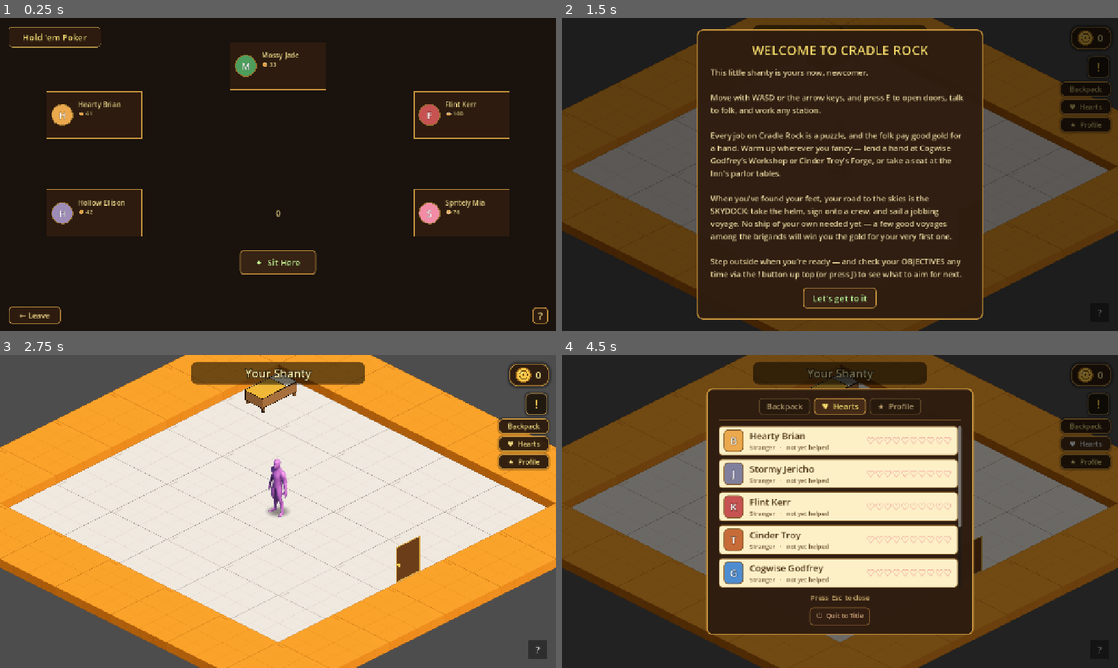
Above: before the commit, frames 1-4 (two rows, left to right).
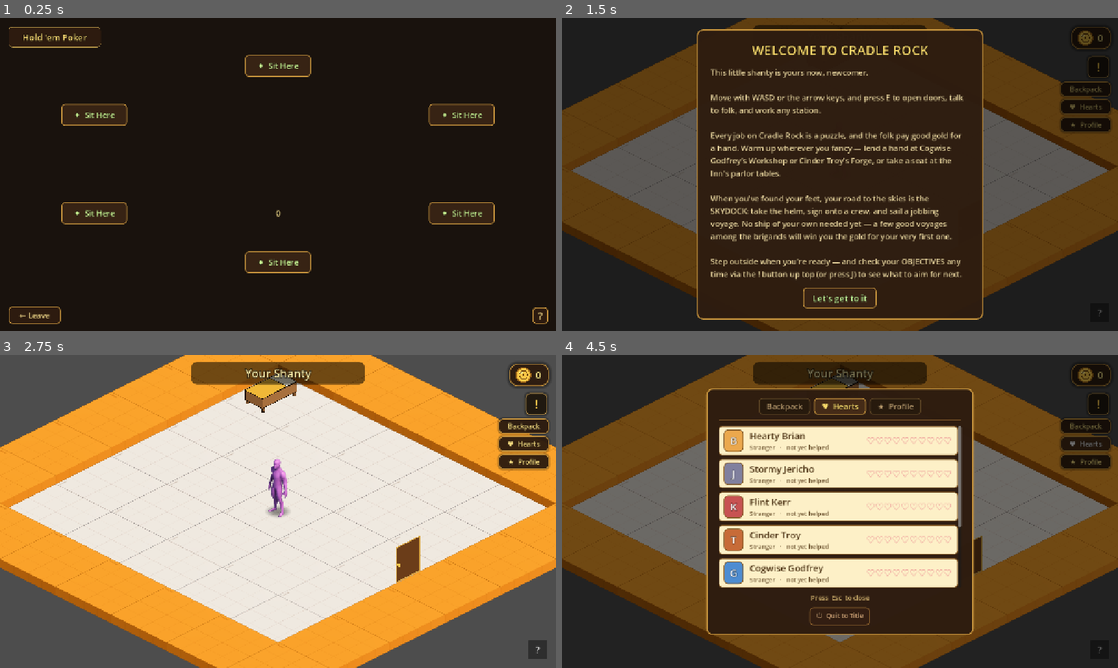
Above: after the commit, the same moments.

Repository: TairoyZone/shivaliva-shanty
Game: Godot game, scene res://puzzles/poker/poker_scene.tscn
Same seed, same stepped clock (60 frames per second), same inputs: the game is played once before the commit and once after it. This scene is started directly instead of the project's main scene.
Inputs:
- Up to frame 1 (0.25 s): no input
- Up to frame 2 (1.5 s): click "✦ Sit Here" at 0.5 s; click "New Game" at 1.25 s
- Up to frame 3 (2.75 s): click "Let's get to it" at 2 s
- Up to frame 4 (4.5 s): click "!" at 2.75 s; click "X" at 3.5 s; click "♥ Hearts" at 4.25 s

The runs differ from the first frame. In frame 1, 3.4% of the frame differs, in the area x 8-92%, y 10-82%; in frame 2, less than 0.1%; in frame 3, less than 0.1%; in frame 4, less than 0.1%.

Commit message:
feat(parlor): poker seat-pick + invite-folk flow (empty table -> sit -> invite -> deal)
Part B of the parlor redesign (Troy's spec). The poker table now starts EMPTY: take an open chair (Sit Here -> buy in -> seated at THAT chair), then the other open chairs flip to '+ Invite' -> pick a guest from the cast (a small picker) -> they sit. A 'Deal' button lights up once you + 1 guest are seated; deal heads-up or invite up to the table size first.

Internals: board players are added as they SIT (human always player 0, sits first); _display_of_player maps each board player to its ring chair, so the deal/turn/toast code keeps using _seats[i] unchanged. The lobby's 'Sit down' now launches poker with NO opponents (other parlor games still auto-seat). Guarded the exit side-effects so leaving DURING seating banks no mastery/rapport (chips would still equal the buy-in). Removed the dead _seat_players / _build_seat_widgets / _lobby_opponents.

Headless-loads clean; the interactive flow needs playtest. Deferred: between-hands invite (invite is pre-Deal for now) + removing the dead lobby table-list generator.

Co-Authored-By: Claude Opus 4.8 <noreply@anthropic.com>

Diff:
--- a/interface/parlor_browser/parlor_browser.gd
+++ b/interface/parlor_browser/parlor_browser.gd
@@ -519,9 +519,13 @@
 
 func _on_create_sit() -> void:
 
-	var opponents : Array[NpcPersonality] = NpcRegistry.pick_for_lobby(
-		_create_seats - 1, PlayerState.get_affinity,
-		NpcRegistry.profiles_from_paths(PlayerState.last_lobby_seated_paths))
+	# Poker now seats AT THE FELT (pick a chair + invite folk) — launch with NO opponents. Other games
+	# still auto-seat their AI here.
+	var opponents : Array[NpcPersonality] = []
+	if not _is_poker():
+		opponents = NpcRegistry.pick_for_lobby(
+			_create_seats - 1, PlayerState.get_affinity,
+			NpcRegistry.profiles_from_paths(PlayerState.last_lobby_seated_paths))
 	_launch(_active, _paths_of(opponents), _create_free, _create_poker_config())
 
 
--- a/puzzles/poker/poker_scene.gd
+++ b/puzzles/poker/poker_scene.gd
@@ -99,9 +99,6 @@
 ## Set from the lobby on entry. A FREE table plays for rapport only — no
 ## buy-in was charged and chips are NOT cashed out to gold on exit.
 var _free_table : bool = false
-## The opponents the lobby seated (loaded from their profile paths). Empty
-## ⇒ launched without a lobby, so [method _seat_players] rolls a fresh set.
-var _lobby_opponents : Array[NpcPersonality] = []
 ## The table config from the browser: {structure, min_bet, seats, turn_time}. Defaults to a No-Limit
 ## lowest-stake table so a standalone launch still plays. See [PokerConfig].
 var _config : Dictionary = PokerConfig.make_default()
@@ -110,6 +107,18 @@
 ## True once the player actually SAT (bought in, or a free table seated them). Guards the exit side
 ## effects (affinity + mastery) so cancelling the buy-in dialog can't farm rapport / record a score.
 var _sat_down : bool = false
+
+# --- In-scene seating: the YPP create → PICK A SEAT → INVITE flow ------------------------------------
+## The table starts EMPTY; board players are added as they SIT (the human FIRST, on Sit Here + buy-in,
+## so they're always board player 0; each guest on Invite). The board player index is the source of
+## truth — these map it onto the felt's ring seats:
+var _table_seats : int = 2                 # the table's capacity (open chairs)
+var _display_of_player : Array[int] = []   # board player i sits at ring seat _display_of_player[i]
+var _occupant : Array[int] = []            # ring seat k holds board player _occupant[k] (-1 = open)
+var _human_seated : bool = false
+var _seating : bool = true                 # true until Deal starts the first hand
+var _seat_layer : CanvasLayer              # holds the open-seat Sit Here / Invite + Deal buttons
+var _pending_seat : int = -1               # the seat being bought into (held across the buy-in dialog)
 
 
 func _ready() -> void:
@@ -123,23 +132,16 @@
 		+ "• Bust and you forfeit your buy-in. Free tables risk no gold (rapport only)")
 	var setup : Dictionary = PlayerState.consume_lobby_setup()
 	_free_table = bool(setup.get("free", false))
-	_lobby_opponents = NpcRegistry.profiles_from_paths(setup.get("seated_paths", []))
 	_config = PokerConfig.normalize(setup.get("table_config", _config))
+	_table_seats = clampi(int(_config["seats"]), 2, 10)
+	_occupant.resize(_table_seats)
+	_occupant.fill(-1)
 	_stamp_board_config()
-	_seat_players()
-	_build_seat_widgets()
 	_wire_signals()
 	_action_panel.visible = false
 	_result_panel.visible = false
-	# Sit down (YPP-style: the cast are already in their chairs; YOUR seat sits OPEN until you take it),
-	# then buy in. A free table seats you straight away.
-	if _free_table:
-		_human_buy_in = PokerConfig.buy_in_max(int(_config["min_bet"]))
-		_board.players[0].chips = _human_buy_in
-		_sat_down = true
-		_board.start_new_hand()
-	else:
-		_show_sit_prompt()
+	# OPEN SEATING (YPP): the table starts EMPTY — take a chair (buy in), invite folk into the rest, Deal.
+	_begin_seating()
 
 
 # The OVAL (racetrack) poker table — a stadium shape (a central rectangle capped by a semicircle at
@@ -165,28 +167,184 @@
 	draw_circle(Vector2(c.x + mid, c.y), r, color)
 
 
-# --- Setup -------------------------------------------------------------
-
-func _seat_players() -> void:
-
-	var min_bet : int = int(_config["min_bet"])
-	# Seat 0 — the human (chips set at Buy-In; a free table fills them in _ready).
-	var human : PokerPlayer = PokerPlayer.new("You", 0, true)
+# --- Setup: open seating (pick a chair → invite folk → deal) -----------
+
+func _begin_seating() -> void:
+
+	_seating = true
+	_seat_layer = CanvasLayer.new()
+	_seat_layer.layer = 4
+	add_child(_seat_layer)
+	_refresh_seating()
+
+
+# Rebuild the OPEN-seat buttons (Sit Here before you sit · + Invite after) + the Deal control. Occupied
+# chairs already carry their PokerSeat widget (built when that player sat), so we leave those alone.
+func _refresh_seating() -> void:
+
+	if _seat_layer == null:
+		return
+	for c in _seat_layer.get_children():
+		c.queue_free()
+	if not _seating:
+		return
+	for k in _table_seats:
+		if _occupant[k] >= 0:
+			continue
+		var pos : Vector2 = _seat_position(k, _table_seats)
+		if not _human_seated:
+			_seat_layer.add_child(_seat_button("✦  Sit Here", Color(0.82, 1.0, 0.6, 1.0), pos, _on_sit_here.bind(k)))
+		else:
+			_seat_layer.add_child(_seat_button("+  Invite", Color(0.86, 0.92, 1.0, 1.0), pos, _on_invite.bind(k)))
+	# Deal lights up once you + at least one guest are seated; open chairs stay invite-able till then.
+	if _human_seated and _board.players.size() >= 2:
+		var deal : Button = _seat_button("Deal  ▸", Color(0.99, 0.88, 0.5, 1.0), Vector2(TABLE_CENTER.x, 432.0), _on_deal)
+		deal.add_theme_font_size_override("font_size", 24)
+		_seat_layer.add_child(deal)
+
+
+func _seat_button(text: String, color: Color, center: Vector2, cb: Callable) -> Button:
+
+	var b : Button = _dlg_button(text, color)
+	var sz : Vector2 = Vector2(152.0, 50.0)
+	b.size = sz
+	b.position = center - sz * 0.5
+	b.pressed.connect(cb)
+	return b
+
+
+# Take an open chair → buy in (a free table seats you straight away).
+func _on_sit_here(k: int) -> void:
+
+	_pending_seat = k
+	if _free_table:
+		_seat_human(k, PokerConfig.buy_in_max(int(_config["min_bet"])))
+	else:
+		_show_buy_in_dialog()
+
+
+func _seat_human(k: int, chips: int) -> void:
+
+	var human : PokerPlayer = PokerPlayer.new("You", chips, true)
 	human.portrait_color = HUMAN_SEAT_COLOR
-	_board.add_player(human)
-	# Opponents — the NPCs the lobby seated (affinity-weighted), capped to the table size (seats − 1,
-	# at most the 8-member cast); each AI buys in for a random amount in the stake's range. A bigger
-	# table than the available cast just leaves the extra seats open (the "empty seats OK" rule).
-	var want : int = clampi(int(_config["seats"]) - 1, 1, 8)
-	var opponents : Array[NpcPersonality] = _lobby_opponents
-	if opponents.is_empty():
-		opponents = NpcRegistry.pick_for_lobby(want, PlayerState.get_affinity)
-	for i in mini(want, opponents.size()):
-		var profile : NpcPersonality = opponents[i]
-		var ai : PokerPlayer = PokerPlayer.new(profile.npc_name, _roll_buy_in(min_bet), false)
-		ai.portrait_color = profile.portrait_color
-		ai.personality = profile
-		_board.add_player(ai)
+	_board.add_player(human)             # the human is ALWAYS board player 0 (sits before any guest)
+	_display_of_player.append(k)
+	_occupant[k] = 0
+	_human_seated = true
+	_sat_down = true
+	_human_buy_in = chips
+	_make_seat_widget(0)
+	_refresh_seating()
+
+
+# Click an open chair (after you've sat) → pick a guest from the cast to fill it.
+func _on_invite(k: int) -> void:
+
+	_show_npc_picker(k)
+
+
+func _seat_npc(k: int, profile: NpcPersonality) -> void:
+
+	var ai : PokerPlayer = PokerPlayer.new(profile.npc_name, _roll_buy_in(int(_config["min_bet"])), false)
+	ai.portrait_color = profile.portrait_color
+	ai.personality = profile
+	_board.add_player(ai)
+	var m : int = _board.players.size() - 1
+	_display_of_player.append(k)
+	_occupant[k] = m
+	_make_seat_widget(m)
+	_refresh_seating()
+
+
+# Build the PokerSeat widget for board player `i` at the ring seat they took. _seats stays index-aligned
+# to the board players (added in order), so the deal/turn/toast code keeps using _seats[i] unchanged.
+func _make_seat_widget(i: int) -> void:
+
+	var seat : PokerSeat = SEAT_SCENE.instantiate()
+	$Table.add_child(seat)
+	var s : float = _seat_scale(_table_seats)
+	seat.scale = Vector2(s, s)
+	seat.position = _seat_position(_display_of_player[i], _table_seats)
+	seat.bind_to(_board.players[i])
+	seat.hole_cards_face_up = _board.players[i].is_human
+	_seats.append(seat)
+
+
+# Start the game: lock seating, clear the open-seat buttons, deal the first hand.
+func _on_deal() -> void:
+
+	if _board.players.size() < 2:
+		return
+	_seating = false
+	if _seat_layer != null:
+		_seat_layer.queue_free()
+		_seat_layer = null
+	_board.start_new_hand()
+
+
+# Pick a guest for seat `k` from the cast (those not already at the table) — a small modal of named
+# buttons, like the rest of the parlor chrome.
+func _show_npc_picker(k: int) -> void:
+
+	var seated : Array = []
+	for p in _board.players:
+		if p.personality != null:
+			seated.append(p.personality)
+	var available : Array[NpcPersonality] = []
+	for profile in NpcRegistry.all():
+		if not (profile in seated):
+			available.append(profile)
+	if available.is_empty():
+		return   # the whole cast is already seated
+
+	var layer : CanvasLayer = CanvasLayer.new()
+	layer.layer = 31
+	layer.process_mode = Node.PROCESS_MODE_ALWAYS
+	var dim : ColorRect = ColorRect.new()
+	dim.color = Color(0, 0, 0, 0.55)
+	dim.anchor_right = 1.0
+	dim.anchor_bottom = 1.0
+	dim.mouse_filter = Control.MOUSE_FILTER_STOP
+	dim.gui_input.connect(_on_picker_dim_input.bind(layer))
+	layer.add_child(dim)
+	var panel : PanelContainer = PanelContainer.new()
+	var sb : StyleBoxFlat = StyleBoxFlat.new()
+	sb.bg_color = Color(0.13, 0.10, 0.05, 0.98)
+	sb.border_color = Color(0.96, 0.78, 0.34, 0.95)
+	sb.set_border_width_all(3)
+	sb.set_corner_radius_all(14)
+	sb.set_content_margin_all(24)
+	panel.add_theme_stylebox_override("panel", sb)
+	panel.anchor_left = 0.5
+	panel.anchor_top = 0.5
+	panel.anchor_right = 0.5
+	panel.anchor_bottom = 0.5
+	panel.grow_horizontal = Control.GROW_DIRECTION_BOTH
+	panel.grow_vertical = Control.GROW_DIRECTION_BOTH
+	layer.add_child(panel)
+	var col : VBoxContainer = VBoxContainer.new()
+	col.add_theme_constant_override("separation", 8)
+	col.custom_minimum_size = Vector2(300.0, 0.0)
+	panel.add_child(col)
+	_dlg_label(col, "Invite to the table", 22, Color(0.98, 0.88, 0.5, 1.0))
+	for profile in available:
+		var b : Button = _dlg_button(profile.npc_name, profile.portrait_color.lightened(0.3))
+		b.pressed.connect(_on_npc_picked.bind(k, profile, layer))
+		col.add_child(b)
+	add_child(layer)
+
+
+func _on_npc_picked(k: int, profile: NpcPersonality, layer: CanvasLayer) -> void:
+
+	if is_instance_valid(layer):
+		layer.queue_free()
+	_seat_npc(k, profile)
+
+
+func _on_picker_dim_input(event: InputEvent, layer: CanvasLayer) -> void:
+
+	if event is InputEventMouseButton and event.pressed and is_instance_valid(layer):
+		layer.queue_free()
 
 
 # A random in-range starting stack for an AI seat (10×..100× the min-bet, à la a real player's buy-in).
@@ -204,22 +362,6 @@
 	_board.small_blind_amount = PokerConfig.small_blind(min_bet)
 	_board.big_blind_amount = PokerConfig.big_blind(min_bet)
 	_board.pot_calculator.rake_fraction = 0.0 if _free_table else PokerConfig.RAKE_FRACTION
-
-
-func _build_seat_widgets() -> void:
-
-	var total : int = _board.players.size()
-	var seat_scale : float = _seat_scale(total)
-	for i in total:
-		var seat : PokerSeat = SEAT_SCENE.instantiate()
-		$Table.add_child(seat)
-		# UNIFORM size — every seat (you + opponents alike) shares ONE scale, shrinking together only
-		# as the table fills so a packed felt never overlaps. Cards/deal honour the scale.
-		seat.scale = Vector2(seat_scale, seat_scale)
-		seat.position = _seat_position(i, total)
-		seat.bind_to(_board.players[i])
-		seat.hole_cards_face_up = _board.players[i].is_human
-		_seats.append(seat)
 
 
 # One UNIFORM scale for EVERY seat — the human is never bigger than the opponents (they're equals).
@@ -246,32 +388,7 @@
 	return TABLE_CENTER + Vector2(cos(angle) * SEAT_RX, sin(angle) * SEAT_RY)
 
 
-# --- Sit down + buy-in ------------------------------------------------
-
-# YPP-style sit-down: the cast are already in their chairs; YOUR seat (bottom-centre) sits OPEN with a
-# "Sit Here" button until you take it. Taking it opens the buy-in dialog, which deals you in.
-func _show_sit_prompt() -> void:
-
-	if _seats.is_empty():
-		_show_buy_in_dialog()
-		return
-	_seats[0].visible = false   # your chair is empty until you sit down
-	var btn : Button = _dlg_button("✦  Sit Here", Color(0.82, 1.0, 0.6, 1.0))
-	btn.add_theme_font_size_override("font_size", 20)
-	var sz : Vector2 = Vector2(176.0, 56.0)
-	btn.size = sz
-	btn.position = _seat_position(0, _seats.size()) - sz * 0.5
-	btn.pressed.connect(_on_sit_here.bind(btn))
-	$UI.add_child(btn)
-
-
-func _on_sit_here(btn: Button) -> void:
-
-	btn.queue_free()
-	if not _seats.is_empty():
-		_seats[0].visible = true
-	_show_buy_in_dialog()
-
+# --- Buy-in ------------------------------------------------------------
 
 # Pop the YPP-style "Buy into the game?" dialog before the first deal: a slider over the stake's
 # 10×..100× buy-in range (capped at the gold you actually have). Buy In charges the gold + seats you;
@@ -346,20 +463,16 @@
 
 func _on_buy_in_confirmed(amount: int, dialog: CanvasLayer) -> void:
 
-	_human_buy_in = clampi(amount, PokerConfig.buy_in_min(int(_config["min_bet"])), PlayerState.total_coins)
-	PlayerState.add_coins(-_human_buy_in, "Card-table buy-in")   # charge the chosen buy-in (gold) now
-	_sat_down = true
-	_board.players[0].chips = _human_buy_in
-	if not _seats.is_empty():
-		_seats[0].bind_to(_board.players[0])   # refresh the human seat's chip readout
+	var buy_in : int = clampi(amount, PokerConfig.buy_in_min(int(_config["min_bet"])), PlayerState.total_coins)
+	PlayerState.add_coins(-buy_in, "Card-table buy-in")   # charge the chosen buy-in (gold) now
 	dialog.queue_free()
-	_board.start_new_hand()
+	_seat_human(_pending_seat, buy_in)   # seat you at the chosen chair — Deal (after a guest) starts play
 
 
 func _on_buy_in_cancelled(dialog: CanvasLayer) -> void:
 
 	dialog.queue_free()
-	_return_to_launching_scene()   # left without sitting — no gold charged
+	_pending_seat = -1   # back to picking a chair (the persistent Leave button exits the table)
 
 
 func _dlg_label(parent: VBoxContainer, text: String, size: int, color: Color) -> Label:
@@ -974,9 +1087,9 @@
 # right after; the rank still records.
 func _record_poker_mastery() -> void:
 
-	# Only a REAL (cash) session that was actually sat counts — never a cancelled buy-in, and never a
-	# free table (its stack is house chips, which would mint an unearned Standings score).
-	if not _sat_down or _free_table:
+	# Only a REAL (cash) session that was actually PLAYED counts — never a cancelled buy-in, a free table
+	# (house chips → unearned Standings), or a sit left BEFORE Dealing (chips would still equal the buy-in).
+	if not _sat_down or _free_table or _seating:
 		return
 	if _board == null or _board.players.is_empty():
 		return
@@ -991,8 +1104,8 @@
 # on exit, not per hand, so it can't be farmed by playing single hands.
 func _grant_opponent_affinity() -> void:
 
-	# No rapport for a session you never sat down to (cancelled the buy-in).
-	if not _sat_down:
+	# No rapport for a session you never sat to, or left before Dealing (no hand was actually shared).
+	if not _sat_down or _seating:
 		return
 	if _board == null or _board.players.size() < 2:
 		return
